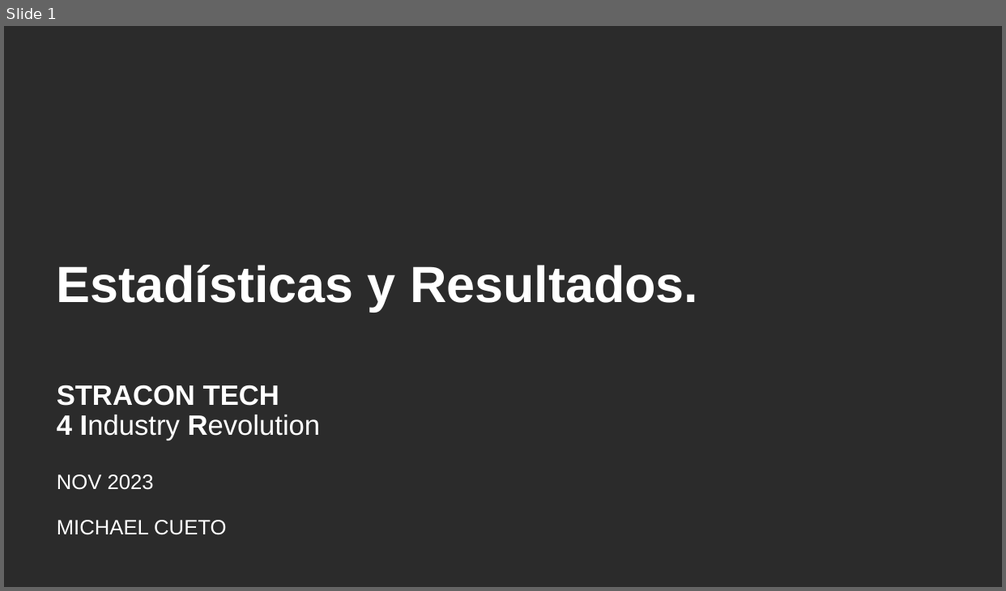
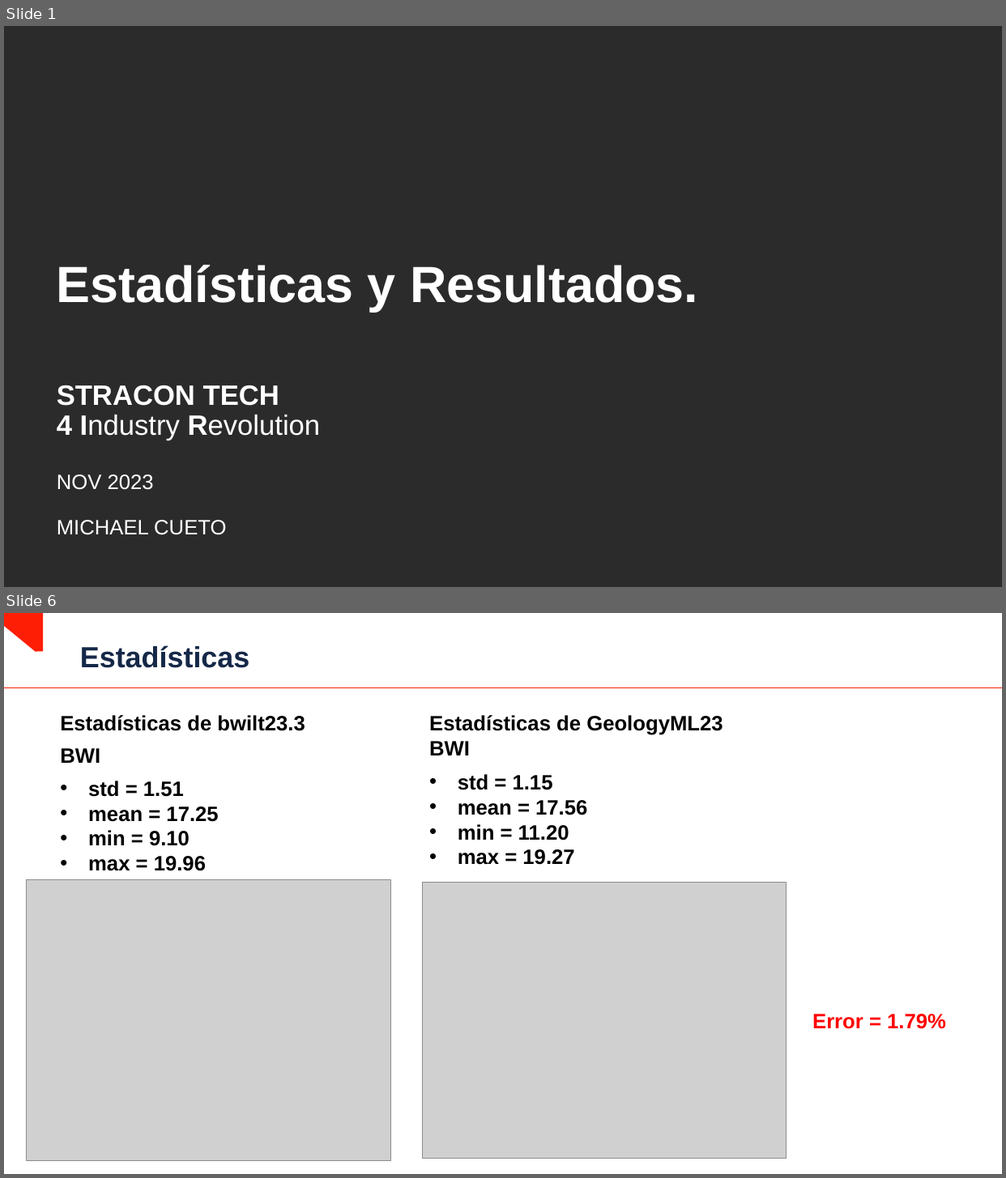
Before and after one commit to MichaelCueto/GeologyML23, a slide deck: 01_Analisis/Estadisticas y Resultados.pptx. Shown one above the other, each under a label of ours: slide 1 before the commit, slides 1 and 6 after it; the slides between them are not shown. The pictures are 1006x591 and 1006x1178 pixels, drawn with LibreOffice and Linux fonts; fonts in the diff are those of the drawing; grey boxes stand for pictures; background and template pictures are left out; a plain dark background stands for a picture behind light text. Boxes give left, top, right and bottom in pixels: in the first picture for what was removed or moved away, otherwise in the second. Text is boxed around its words. In the diff, an @@ line names an element or a change of style, - is before the commit and + after.

```diff
--- a/01_Analisis/Estadisticas y Resultados.pptx
+++ b/01_Analisis/Estadisticas y Resultados.pptx
@@ slide 6 added at (x1=4, y1=613, x2=1002, y2=1174), background #FFFFFF @@
@@ freeform shape added at (x1=4, y1=613, x2=43, y2=651), fill #FD1E05 @@
@@ title added at (x1=80, y1=645, x2=249, y2=668), 28 pt, text #152848, bold @@
+Estadísticas
@@ line added from (4, 688) to (1002, 688), #FD1E05 0.5 pt @@
@@ text added at (x1=60, y1=715, x2=305, y2=731), 20 pt, text #000000, bold @@
+Estadísticas de bwilt23.3
@@ text added at (x1=429, y1=715, x2=722, y2=735), 20 pt, text #000000, bold @@
+Estadísticas de GeologyML23
@@ text added at (x1=60, y1=748, x2=100, y2=763), 20 pt, text #000000, bold @@
+BWI
@@ text added at (x1=429, y1=741, x2=470, y2=756), 20 pt, text #000000, bold @@
+BWI
@@ text added at (x1=88, y1=781, x2=218, y2=871), 20 pt, text #000000, bold @@
+• std = 1.51
+• mean = 17.25
+• min = 9.10
+• max = 19.96
@@ text added at (x1=458, y1=774, x2=587, y2=865), 20 pt, text #000000, bold @@
+• std = 1.15
+• mean = 17.56
+• min = 11.20
+• max = 19.27
@@ picture added at (x1=27, y1=880, x2=390, y2=1161) @@
@@ picture added at (x1=423, y1=883, x2=786, y2=1158) @@
@@ text added at (x1=812, y1=1014, x2=946, y2=1029), 20 pt, text #FF0000, bold @@
+Error = 1.79%
```
Also in this commit, not shown: 2 slides changed, 3 other slides added, 5 slides removed, 11 other files.
